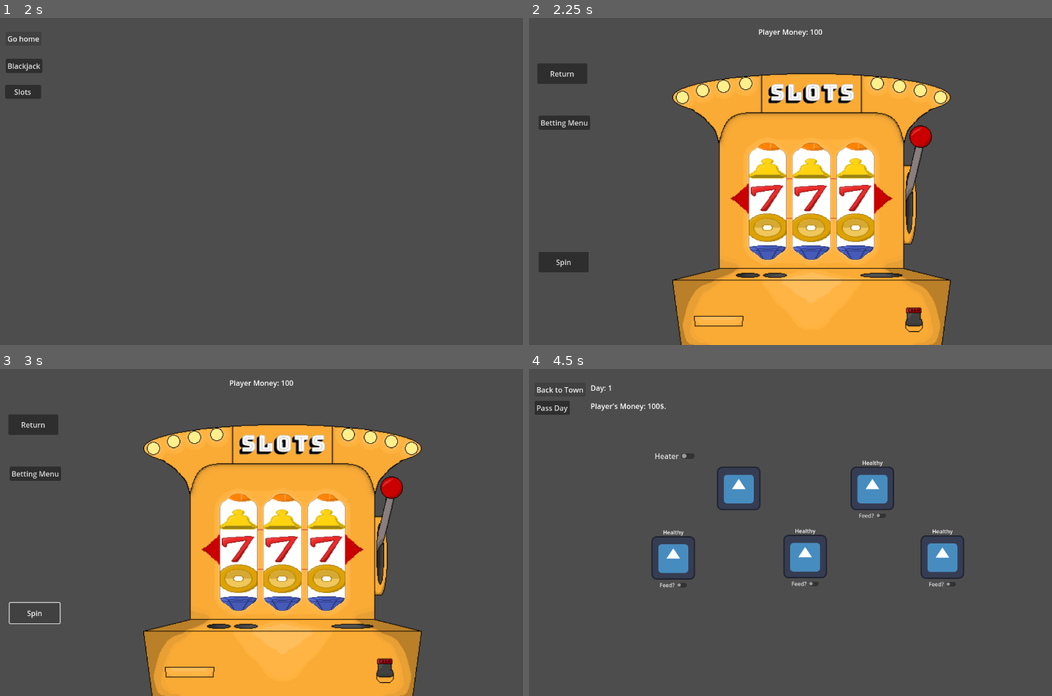
Above: before the commit, frames 1-4 (two rows, left to right).
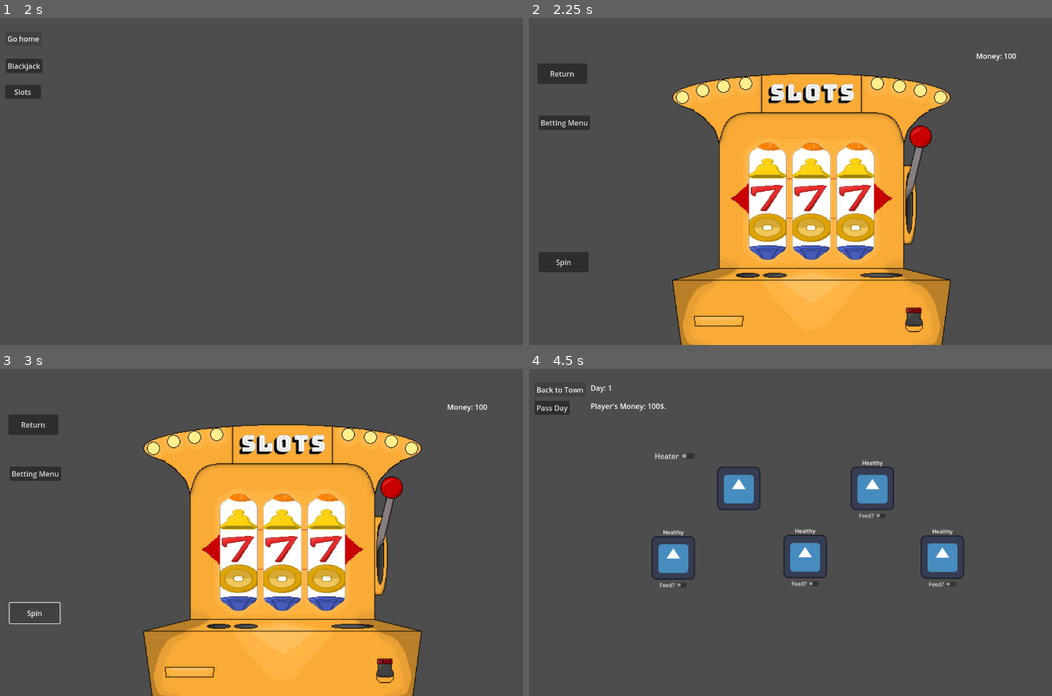
Above: after the commit, the same moments.

Repository: OwenFrakes/congressAppChallenge
Game: Godot game, scene res://Scenes/playerMovement.tscn
Same seed, same stepped clock (60 frames per second), same inputs: the game is played once before the commit and once after it. The engine's default icon, where the game draws it, is replaced by a stand-in: a white triangle on a blue panel in a dark square.
Inputs:
- Up to frame 1 (2 s): click "Blackjack" at 0.5 s; click "Return to Main" at 1.25 s
- Up to frame 2 (2.25 s): click "Slots" at 2 s
- Up to frame 3 (3 s): click "Spin" at 2.75 s
- Up to frame 4 (4.5 s): click "Return" at 3.5 s; click "Go home" at 4.25 s

Frame 1 is identical in both runs. In frame 2, 0.2% of the frame differs, in the area x 43-94%, y 3-14%; in frame 3, 0.2%; in frame 4, nothing differs.

Commit message:
Label Updates
Puts amount on label, needs to update after chip is placed down

Diff:
--- a/Scenes/slots.tscn
+++ b/Scenes/slots.tscn
@@ -1,11 +1,10 @@
-[gd_scene load_steps=7 format=3 uid="uid://cvcnpudfilq4h"]
+[gd_scene load_steps=6 format=3 uid="uid://cvcnpudfilq4h"]
 
 [ext_resource type="Texture2D" uid="uid://cywlyamdicsed" path="res://Resources/SlotMachine.png" id="1_0ends"]
 [ext_resource type="Script" path="res://Scripts/player_mover.gd" id="1_3r35x"]
 [ext_resource type="Texture2D" uid="uid://diku4gi3yok6b" path="res://Resources/Spinny Part.png" id="1_lb5vh"]
 [ext_resource type="Script" path="res://Scripts/slots.gd" id="4_87nd7"]
 [ext_resource type="Texture2D" uid="uid://w6tpjke1vpwy" path="res://Resources/Clipping Mask.png" id="5_q8grc"]
-[ext_resource type="Script" path="res://Scripts/easyMoneyLabel.gd" id="6_ouu80"]
 
 [node name="Slots" type="Node2D"]
 
@@ -81,12 +80,12 @@
 scale = Vector2(1.249, 0.853)
 texture = ExtResource("1_lb5vh")
 
-[node name="PlayerMoney" type="Label" parent="."]
-offset_left = 522.0
-offset_top = 19.0
-offset_right = 752.0
-offset_bottom = 94.0
-script = ExtResource("6_ouu80")
+[node name="MoneyAmount" type="Label" parent="."]
+offset_left = 1001.0
+offset_top = 72.0
+offset_right = 1041.0
+offset_bottom = 95.0
+text = "Money:"
 
 [connection signal="pressed" from="SpinButton" to="SpinButton" method="_on_pressed"]
 [connection signal="pressed" from="ReturnButton" to="ReturnButton" method="_on_pressed"]
--- a/Scripts/betting.gd
+++ b/Scripts/betting.gd
@@ -54,6 +54,9 @@
 	playerBet = 0
 	sortChips()
 
+func getPlayerAmount():
+	return playerAmount
+
 func getPlayerBet():
 	return playerBet
 
--- a/Scripts/bettingMenu.gd
+++ b/Scripts/bettingMenu.gd
@@ -75,6 +75,9 @@
 func getPlayerBet():
 	return betNode.getPlayerBet()
 
+func getPlayerAmount():
+	return betNode.getPlayerAmount()
+
 func disable():
 	disabled = true
 
--- a/Scripts/easyMoneyLabel.gd
+++ b/Scripts/easyMoneyLabel.gd
@@ -3,3 +3,4 @@
 func _process(_delta: float) -> void:
 	await get_tree().create_timer(0.1).timeout
 	text = "Player Money: " + str(StaticPlayerVariables.globalPlayerMoney)
+	print("ran")
--- a/Scripts/slots.gd
+++ b/Scripts/slots.gd
@@ -2,6 +2,7 @@
 
 var betMenu : BetMenu
 var playerBet = 0
+var score = 0
 
 # Called when the node enters the scene tree for the first time.
 func _ready() -> void:
@@ -11,7 +12,10 @@
 	betMenu.position.y = -300
 	betMenu.position.x = 0
 
+	$"../MoneyAmount".text = "Money: " + str(betMenu.getPlayerAmount())
+
 func _on_spin_button_pressed() -> void:
+	score = 10
 	if(typeof(playerBet) == TYPE_NIL or betMenu.getPlayerBet() == 0  ):
 		print("player needs to bet")
 	else:
@@ -118,13 +122,17 @@
 				multiplier += 0.75
 				print("seven")
 
+
 		#Check for 777, if 777 double return amount, else return amount - 20 * multiplier
 		if leftPos == 16 && midPos == 16 && rightPos == 16:
 			betMenu.getBetNode().winBet(2*(.5*(1 + multiplier)))
-
 		else:
 			betMenu.getBetNode().winBet(.5*(1 + multiplier))
 
-
 func _on_pressed() -> void:
 	_on_spin_button_pressed() # Replace with function body.
+	$"../MoneyAmount".text = "Money: " + str(betMenu.getPlayerAmount())
+
+func _process(_delta) -> void:
+	pass
+	#score += 1
